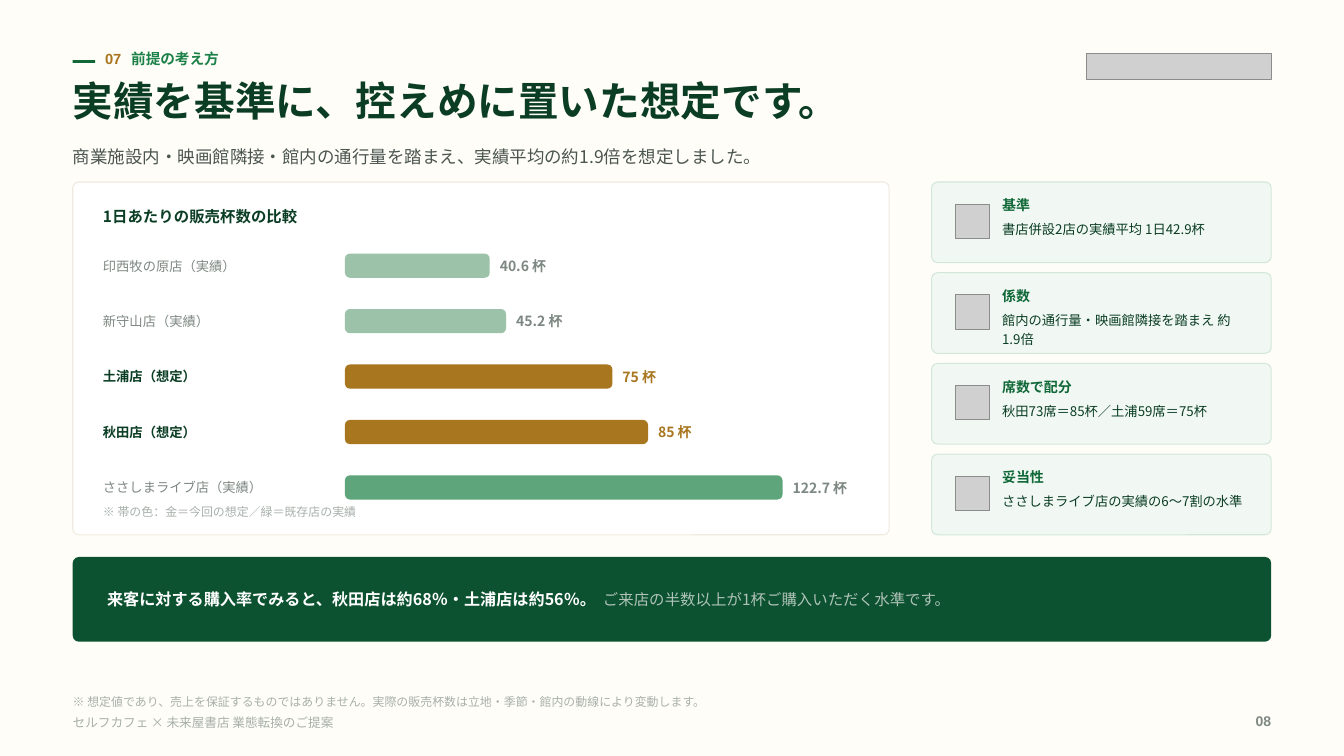
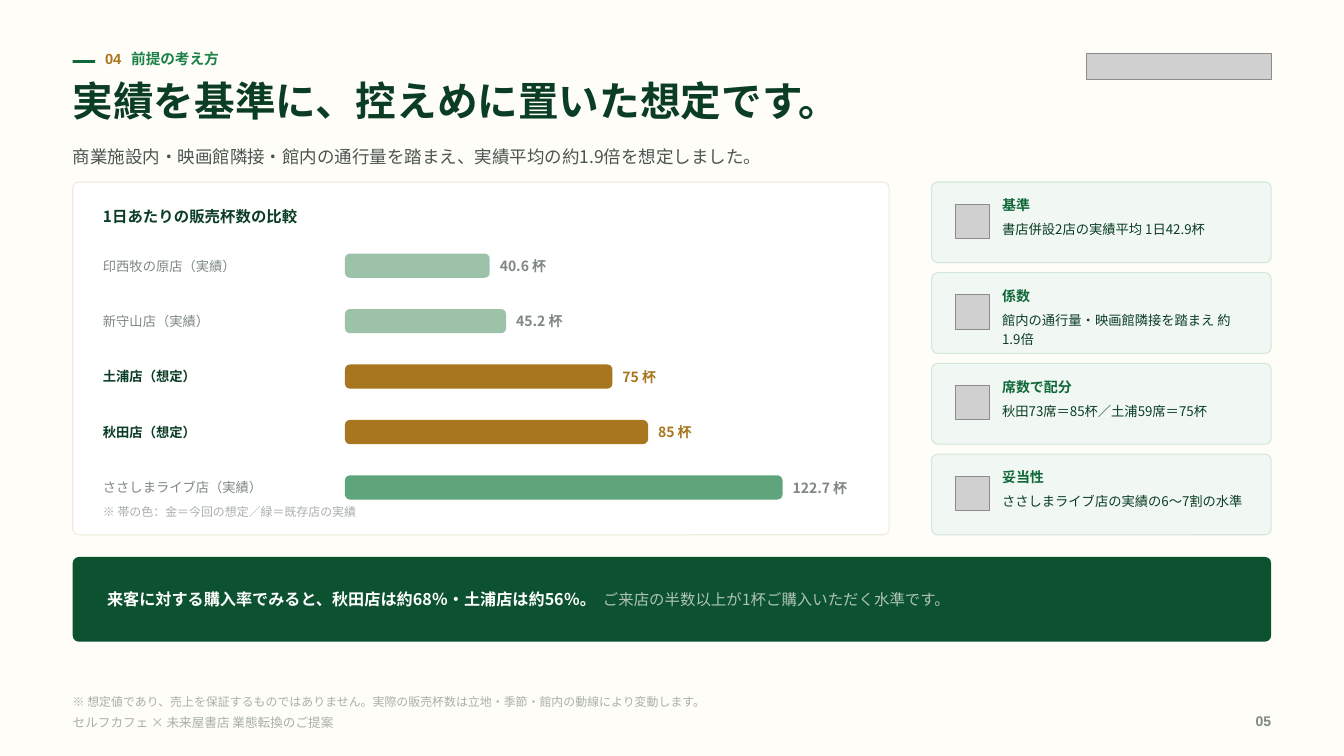
Before and after one commit to a5408071-cmd/suzuki-ceo, a slide deck: slide 5 of selfcafe-miraiya-deck/selfcafe-miraiya-deck.pptx (slide 8 before the commit). Drawn at 1344x756 pixels with LibreOffice and Linux fonts; fonts in the diff are those of the drawing; grey boxes stand for pictures. Boxes give left, top, right and bottom in pixels: in the first picture for what was removed or moved away, otherwise in the second. Text is boxed around its words. In the diff, an @@ line names an element or a change of style, - is before the commit and + after.

```diff
--- a/selfcafe-miraiya-deck/selfcafe-miraiya-deck.pptx
+++ b/selfcafe-miraiya-deck/selfcafe-miraiya-deck.pptx
@@ text at [105,51,219,66]: text changed @@
-07 前提の考え方
+04 前提の考え方
```
Also in this commit, not shown: 7 other slides changed, 3 other files.
